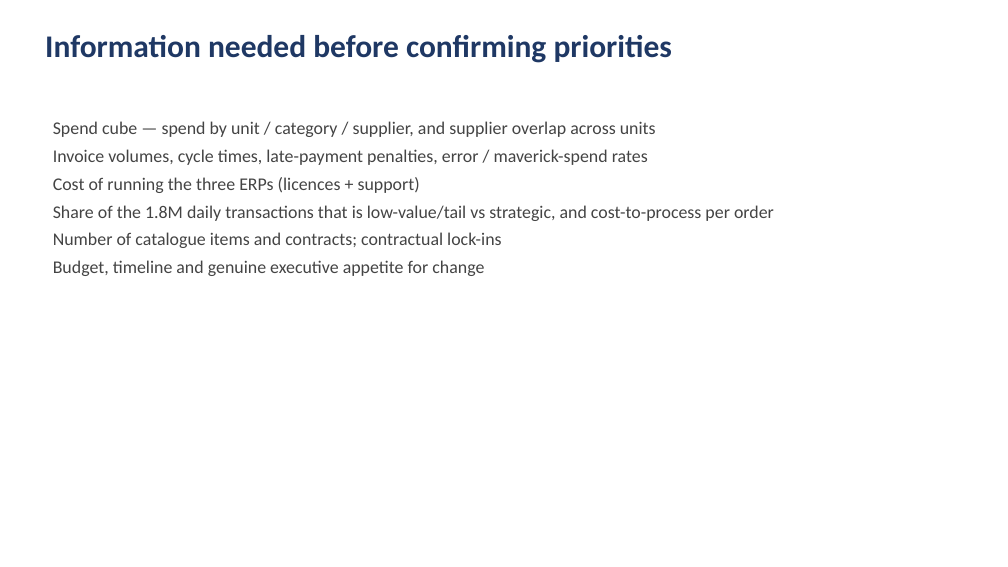
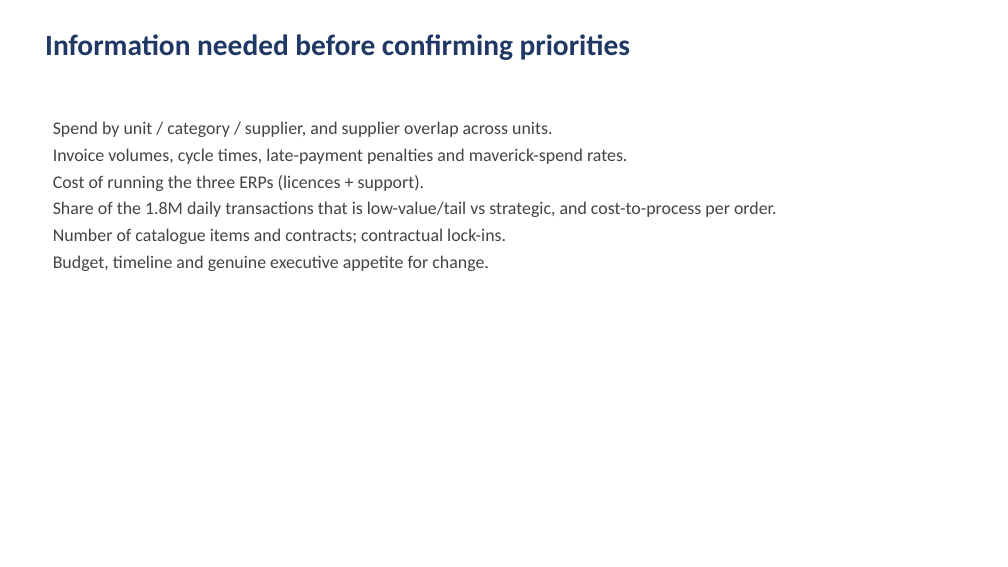
Before and after one commit to DAVIDEJI20/-irri-website, a slide deck: slide 10 of NextTech_Procurement_Analysis.pptx (slide 14 before the commit). Drawn at 1008x567 pixels with LibreOffice and Linux fonts; fonts in the diff are those of the drawing. Boxes give left, top, right and bottom in pixels: in the first picture for what was removed or moved away, otherwise in the second. Text is boxed around its words. In the diff, an @@ line names an element or a change of style, - is before the commit and + after.

```diff
--- a/NextTech_Procurement_Analysis.pptx
+++ b/NextTech_Procurement_Analysis.pptx
@@ text "Information needed before confirming priorities" at (x1=45, y1=34, x2=630, y2=60): size 30 to 28 pt @@
@@ text at (x1=53, y1=121, x2=777, y2=271): text changed @@
-Spend cube — spend by unit / category / supplier, and supplier overlap across units
-Invoice volumes, cycle times, late-payment penalties, error / maverick-spend rates
-Cost of running the three ERPs (licences + support)
-Share of the 1.8M daily transactions that is low-value/tail vs strategic, and cost-to-process per order
-Number of catalogue items and contracts; contractual lock-ins
-Budget, timeline and genuine executive appetite for change
+Spend by unit / category / supplier, and supplier overlap across units.
+Invoice volumes, cycle times, late-payment penalties and maverick-spend rates.
+Cost of running the three ERPs (licences + support).
+Share of the 1.8M daily transactions that is low-value/tail vs strategic, and cost-to-process per order.
+Number of catalogue items and contracts; contractual lock-ins.
+Budget, timeline and genuine executive appetite for change.
```
Also in this commit, not shown: 9 other slides changed, 2 slides added, 6 slides removed, 1 other file.
